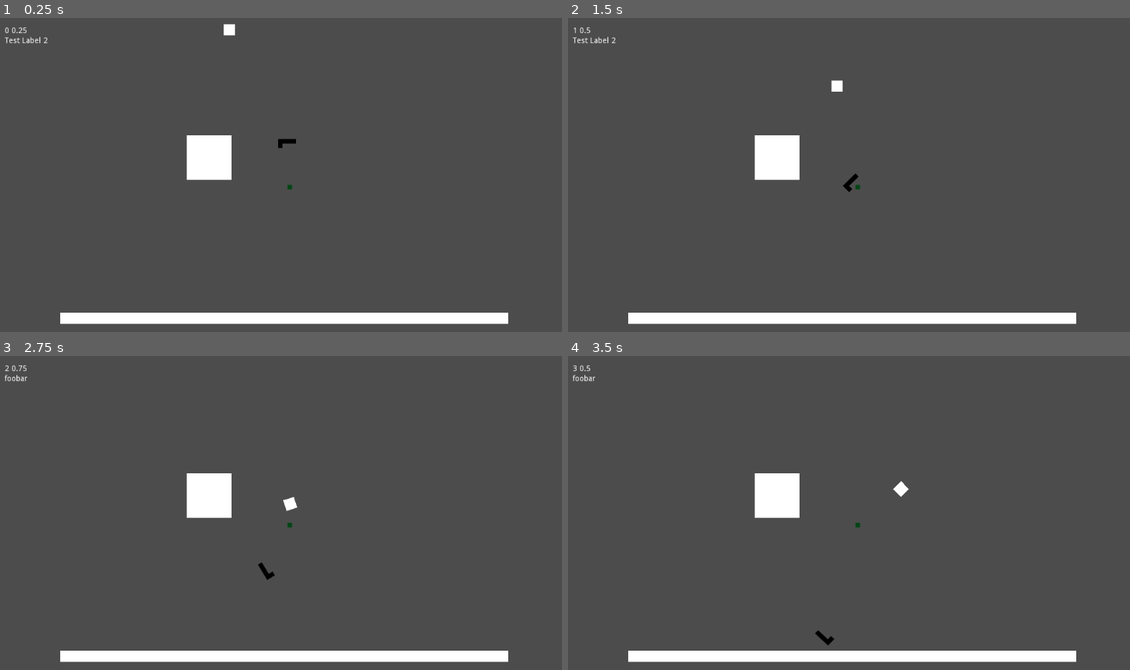
Above: before the commit, frames 1-4 (two rows, left to right).
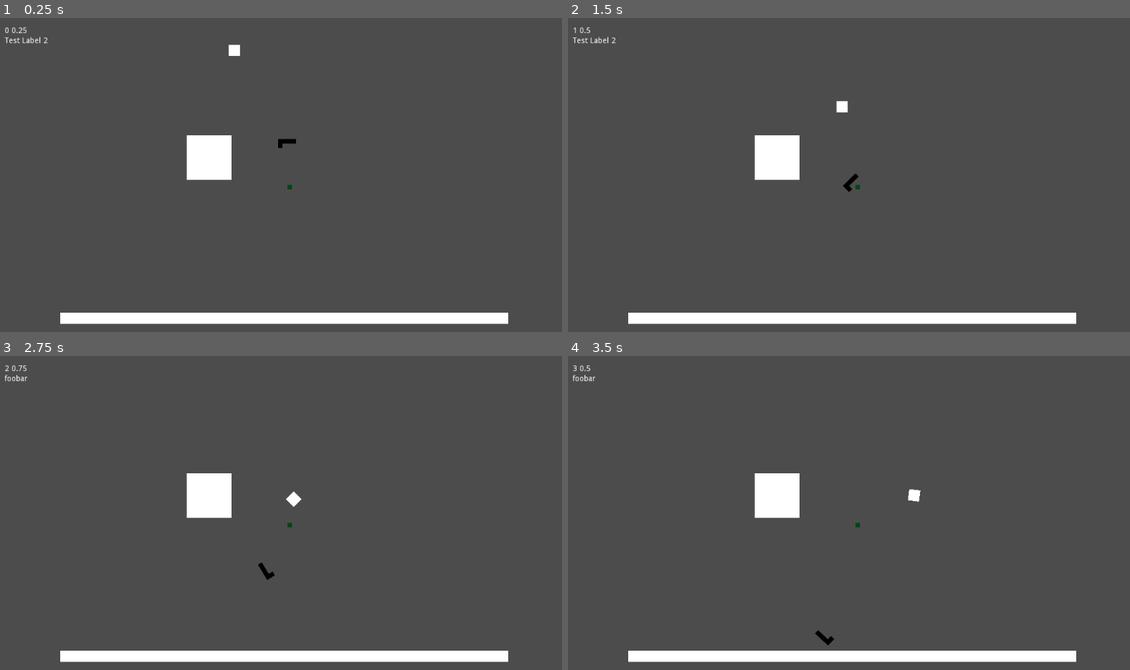
Above: after the commit, the same moments.

Repository: ajahar/FGJ_2020
Game: Godot game, scene res://Play.tscn
The game is run twice, just before and just after one commit, with the same random seed, the same clock (stepped at 60 frames per second) and the same inputs.
Inputs:
- Up to frame 1 (0.25 s): no input
- Up to frame 2 (1.5 s): hold Right (ui_right) 0.53-1.28 s; hold Left (ui_left) from 1.28 s (still down)
- Up to frame 3 (2.75 s): release Left (ui_left) at 2.03 s; hold Right (ui_right) from 2.03 s (still down)
- Up to frame 4 (3.5 s): keep holding Right (ui_right)

The runs differ from the first frame. In frame 1, 0.2% of the frame differs, in the area x 39-43%, y 1-13%; in frame 2, 0.2%; in frame 3, 0.1%; in frame 4, 0.2%.

Commit message:
Replace TestBlock with ControllableBlock

Diff:
--- a/Play.tscn
+++ b/Play.tscn
@@ -1,6 +1,6 @@
 [gd_scene load_steps=9 format=2]
 
-[ext_resource path="res://Blocks/TestBlock.tscn" type="PackedScene" id=1]
+[ext_resource path="res://Blocks/ControllableBlock.tscn" type="PackedScene" id=1]
 [ext_resource path="res://Systems/GUI.tscn" type="PackedScene" id=2]
 [ext_resource path="res://Blocks/Block_L_Left.tscn" type="PackedScene" id=3]
 [ext_resource path="res://Ground/Ground_1_1.tscn" type="PackedScene" id=4]
@@ -47,5 +47,4 @@
 [node name="Block_L_Left" parent="." instance=ExtResource( 3 )]
 position = Vector2( 524, 225 )
 
-[node name="TestBlock" parent="." instance=ExtResource( 1 )]
-position = Vector2( 421.303, 21.8605 )
+[node name="ControllableBlock" parent="." instance=ExtResource( 1 )]
